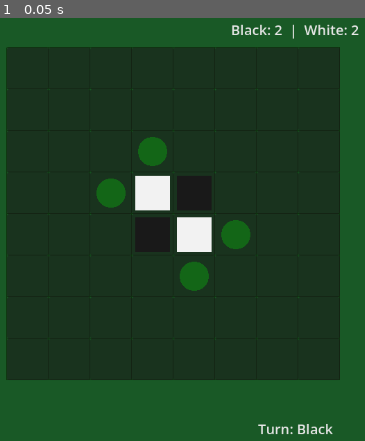
Above: before the commit, frame 1.
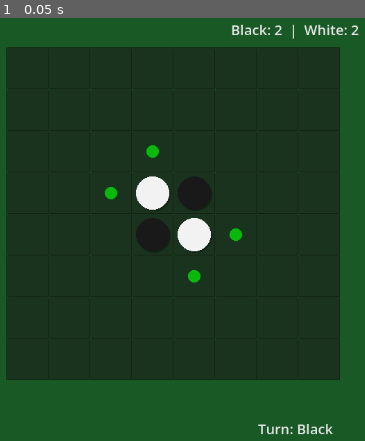
Above: after the commit, the same moment.

Repository: ingebrigtmegard/godot-othello-2
Game: Godot game, scene res://scenes/game_manager.tscn
Two runs of this game, one before a commit and one after it. Both use one fixed random seed, a clock stepped at 60 frames per second and the inputs below.
Inputs:
- Up to frame 1 (0.05 s): no input

The runs differ from the first frame. In frame 1, 2.5% of the frame differs, in the area x 26-69%, y 28-65%.

Commit message:
docs: update CLAUDE.md and todo.md with current project status
Replace outdated project description with accurate feature list.
Document the modular architecture (GameManager, Board, AIController,
UIManager). Add round piece rendering and game-over message fix to
implemented features. Update project structure to reflect current
scene and script layout.

Diff:
--- a/scenes/game_manager.tscn
+++ b/scenes/game_manager.tscn
@@ -6,15 +6,14 @@
 [ext_resource type="Script" uid="uid://bdvjxhtxuo6bp" path="res://scripts/ui_manager.gd" id="3_eaq8r"]
 
 [node name="GameManager" type="Control" unique_id=1161248033]
-layout_mode = 2
+layout_mode = 3
 anchors_preset = 15
 anchor_right = 1.0
 anchor_bottom = 1.0
 script = ExtResource("1_oo155")
 
 [node name="Board" type="Control" parent="." unique_id=1300705040]
-layout_mode = 2
-anchors_preset = 15
+anchors_preset = 0
 anchor_right = 1.0
 anchor_bottom = 1.0
 script = ExtResource("1_udu3i")
@@ -23,15 +22,13 @@
 script = ExtResource("2_oo155")
 
 [node name="UIManager" type="Control" parent="." unique_id=1471698193]
-layout_mode = 2
-anchors_preset = 15
+anchors_preset = 0
 anchor_right = 1.0
 anchor_bottom = 1.0
 script = ExtResource("3_eaq8r")
 
 [node name="MarginContainer" type="MarginContainer" parent="UIManager" unique_id=1609953729]
-layout_mode = 2
-anchors_preset = 15
+layout_mode = 0
 anchor_right = 1.0
 anchor_bottom = 1.0
 theme_override_constants/margin_left = 20
@@ -40,49 +37,48 @@
 theme_override_constants/margin_bottom = 20
 
 [node name="VBoxContainer" type="VBoxContainer" parent="UIManager/MarginContainer" unique_id=1406436153]
-layout_mode = 3
+layout_mode = 2
 size_flags_vertical = 3
 
 [node name="ScoreLabel" type="Label" parent="UIManager/MarginContainer/VBoxContainer" unique_id=734805394]
-layout_mode = 3
+layout_mode = 2
+theme_override_colors/font_color = Color(0.9, 0.9, 0.9, 1)
+theme_override_font_sizes/font_size = 20
 text = "Black: 2  |  White: 2"
 horizontal_alignment = 1
-theme_override_colors/font_color = Color(0.9, 0.9, 0.9, 1)
-theme_override_font_sizes/font_size = 20
 
 [node name="Spacer1" type="Control" parent="UIManager/MarginContainer/VBoxContainer" unique_id=285940001]
-layout_mode = 3
+layout_mode = 2
 size_flags_vertical = 3
 
 [node name="MessageLabel" type="Label" parent="UIManager/MarginContainer/VBoxContainer" unique_id=143303750]
 visible = false
-layout_mode = 3
-text = ""
-horizontal_alignment = 1
+layout_mode = 2
 theme_override_colors/font_color = Color(1, 1, 0, 1)
 theme_override_font_sizes/font_size = 36
+horizontal_alignment = 1
 
 [node name="Spacer2" type="Control" parent="UIManager/MarginContainer/VBoxContainer" unique_id=718678963]
-layout_mode = 3
+layout_mode = 2
 size_flags_vertical = 3
 
 [node name="TurnLabel" type="Label" parent="UIManager/MarginContainer/VBoxContainer" unique_id=1905864958]
-layout_mode = 3
+layout_mode = 2
+theme_override_colors/font_color = Color(0.9, 0.9, 0.9, 1)
+theme_override_font_sizes/font_size = 20
 text = "Turn: Black"
 horizontal_alignment = 1
-theme_override_colors/font_color = Color(0.9, 0.9, 0.9, 1)
-theme_override_font_sizes/font_size = 20
 
 [node name="HBoxContainer" type="HBoxContainer" parent="UIManager/MarginContainer/VBoxContainer" unique_id=1279683435]
-layout_mode = 3
+layout_mode = 2
 alignment = 1
 
 [node name="RestartButton" type="Button" parent="UIManager/MarginContainer/VBoxContainer/HBoxContainer" unique_id=1103081279]
-layout_mode = 3
+layout_mode = 2
+theme_override_font_sizes/font_size = 16
 text = "Restart"
-theme_override_font_sizes/font_size = 16
 
 [node name="PassButton" type="Button" parent="UIManager/MarginContainer/VBoxContainer/HBoxContainer" unique_id=2003585435]
-layout_mode = 3
+layout_mode = 2
+theme_override_font_sizes/font_size = 16
 text = "Pass"
-theme_override_font_sizes/font_size = 16
--- a/scripts/board_cell.gd
+++ b/scripts/board_cell.gd
@@ -12,24 +12,38 @@
 	pressed.connect(_on_pressed)
 	if piece_visual:
 		piece_visual.visible = false
+	_piece_player = 0
 
 func _on_pressed():
 	cell_pressed.emit(x, y)
 
+var _piece_player: int = 0
+var _piece_color: Color = Color(1, 1, 1, 1)
+
 func set_piece(player: int, color: Color):
-	if piece_visual:
-		if player == 0:
-			piece_visual.visible = false
-		else:
-			piece_visual.color = color
-			piece_visual.visible = true
+	_piece_player = player
+	_piece_color = color
+	queue_redraw()
 
 func set_valid_move(is_valid: bool):
 	_is_valid_move = is_valid
 	queue_redraw()
 
 func _draw():
+	var s = get_size()
+	var center = s / 2.0
+	var piece_radius = s.x * 0.4
+
+	# Draw round piece
+	if _piece_player != 0:
+		var margin = s.x * 0.08
+		# Draw shadow for depth
+		draw_circle(center + Vector2(2, 2), piece_radius, Color(0, 0, 0, 0.3))
+		# Draw main piece
+		draw_circle(center, piece_radius, _piece_color)
+
+	# Draw valid move indicator (smaller translucent dot)
 	if _is_valid_move:
-		var s = get_size()
-		var radius = s.x * 0.35
-		draw_circle(s / 2.0, radius, Color(0.0, 1.0, 0.0, 0.25))
+		var indicator_radius = s.x * 0.15
+		draw_circle(center, indicator_radius, Color(0.0, 1.0, 0.0, 0.3))
+		draw_circle(center, indicator_radius, Color(0.0, 1.0, 0.0, 0.5))
--- a/scripts/game_manager.gd
+++ b/scripts/game_manager.gd
@@ -60,6 +60,7 @@
 
 	ui_manager.update_scores(board.get_score().black, board.get_score().white)
 	ui_manager.update_turn("Black")
+	ui_manager.hide_message()
 	ui_manager.set_restart_button_visible(false)
 	ui_manager.set_pass_button_visible(valid_moves.size() == 0)
 
Not shown, changed: CLAUDE.md
Not shown, removed: ToDo.md
Not shown, added: todo.md
